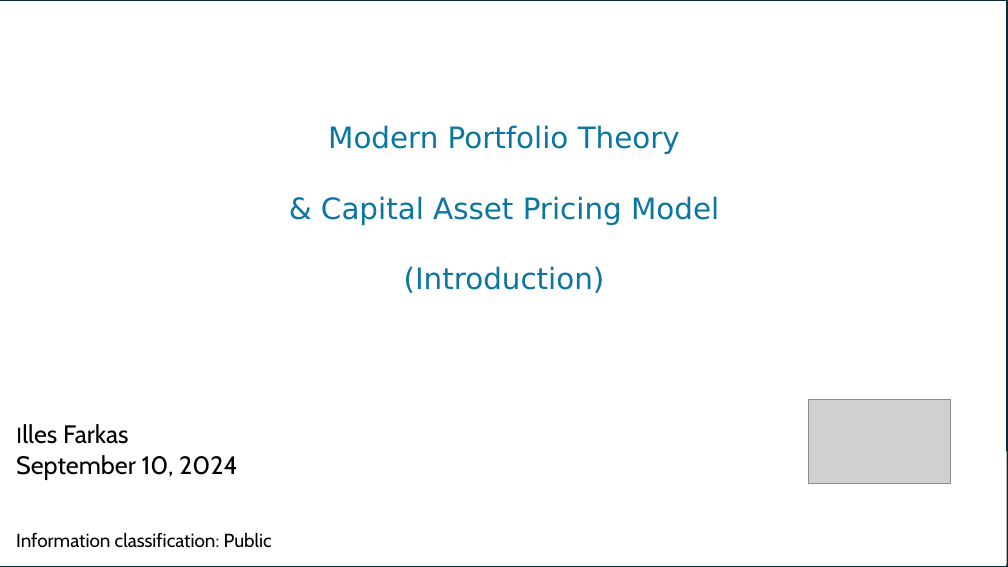
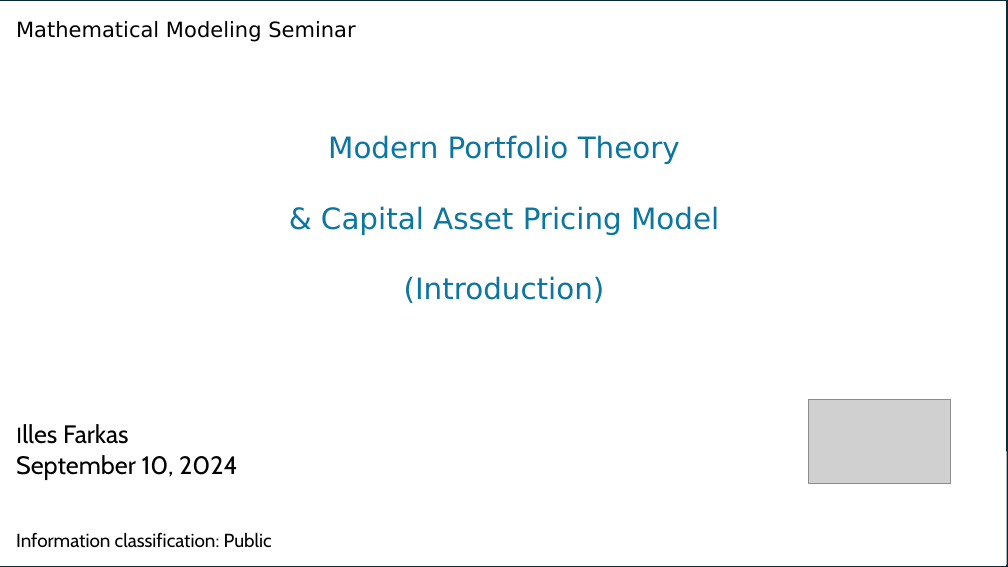
Before and after one commit to fij/btup, a slide deck: slide 1 of MMS_2024_09_10/Farkas_2024_09_10.pptx. Drawn at 1008x567 pixels with LibreOffice and Linux fonts; fonts in the diff are those of the drawing; grey boxes stand for pictures; background and template pictures are left out. Boxes give left, top, right and bottom in pixels: in the first picture for what was removed or moved away, otherwise in the second. Text is boxed around its words. In the diff, an @@ line names an element or a change of style, - is before the commit and + after.

```diff
--- a/MMS_2024_09_10/Farkas_2024_09_10.pptx
+++ b/MMS_2024_09_10/Farkas_2024_09_10.pptx
@@ text added at (16,21,355,42), 20 pt, text #000000 @@
+Mathematical Modeling Seminar
@@ text "Modern Portfolio Theory": place and size @@
-text "Modern Portfolio Theory" at (321,125,719,293)
+text "Modern Portfolio Theory" at (321,135,719,303)
```
Also in this commit, not shown: 24 other slides changed.
